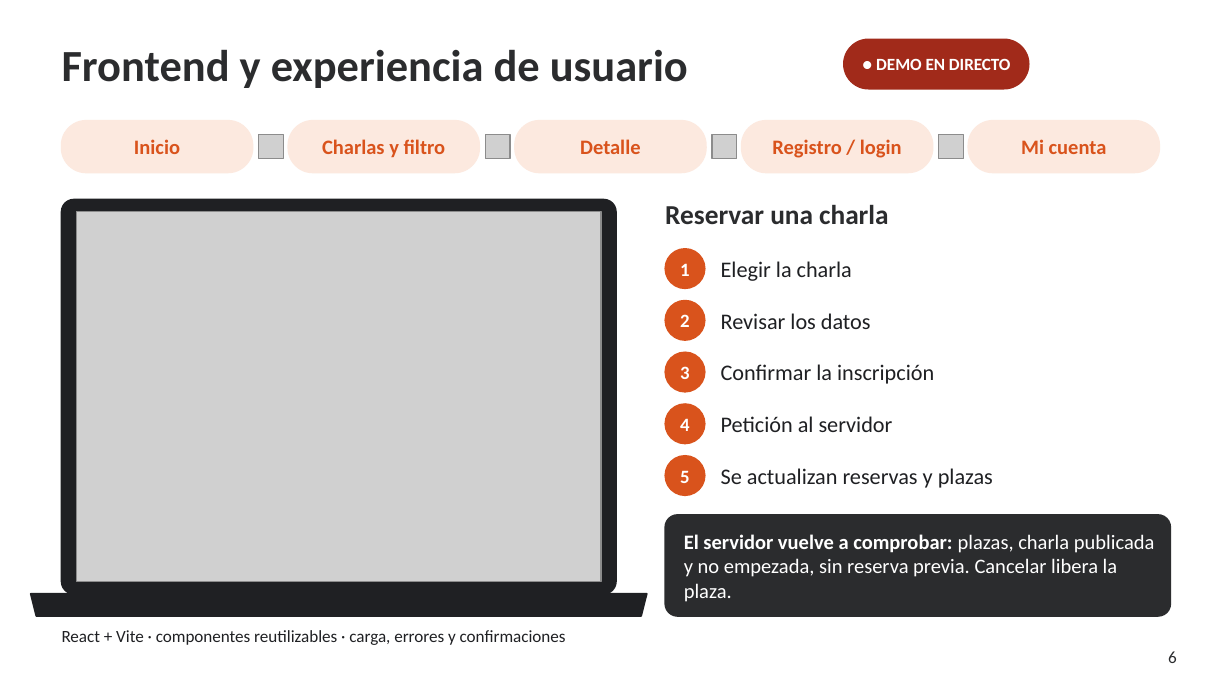
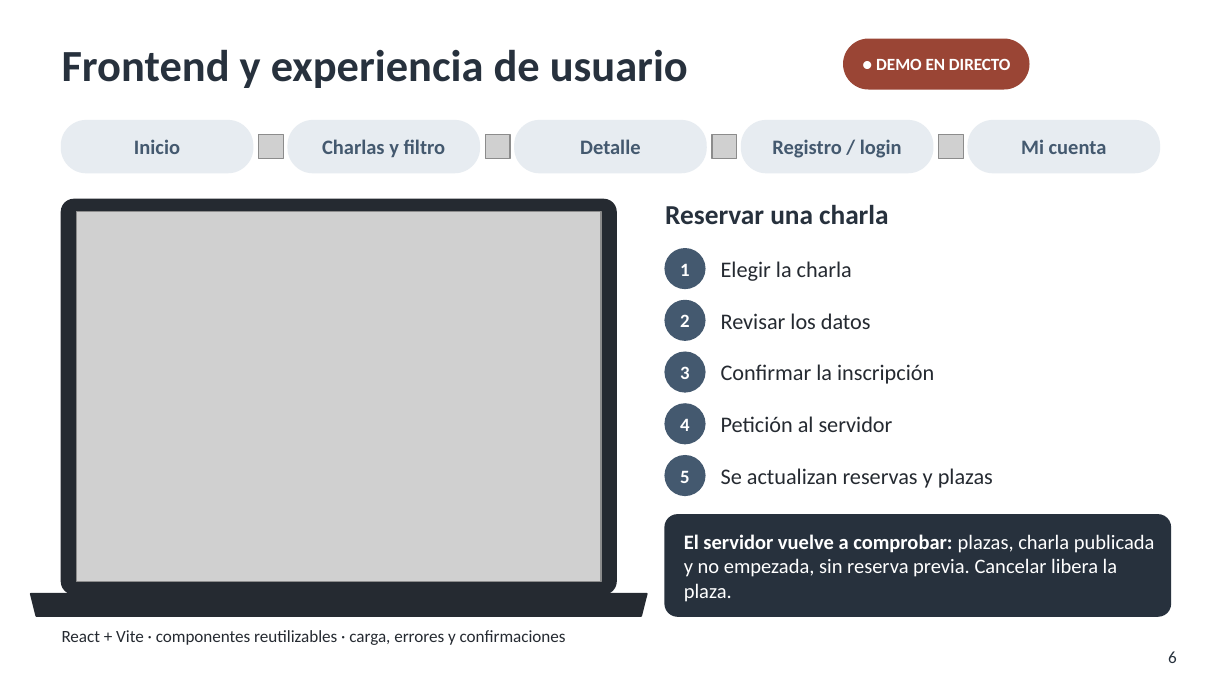
Before and after one commit to pablopedron/SABITECH, a slide deck: slide 6 of documents/Presentacion/07_2_DAW_Intermodular_1Evaluacion_SABITECH_WEB_Presentacion.pptx. Drawn at 1232x693 pixels with LibreOffice and Linux fonts; fonts in the diff are those of the drawing; grey boxes stand for pictures; background and template pictures are left out. Boxes give left, top, right and bottom in pixels: in the first picture for what was removed or moved away, otherwise in the second. Text is boxed around its words. In the diff, an @@ line names an element or a change of style, - is before the commit and + after.

```diff
--- a/documents/Presentacion/07_2_DAW_Intermodular_1Evaluacion_SABITECH_WEB_Presentacion.pptx
+++ b/documents/Presentacion/07_2_DAW_Intermodular_1Evaluacion_SABITECH_WEB_Presentacion.pptx
@@ rounded rectangle at bbox=[844, 39, 1029, 89]: fill #A12A1A to #9A4535; outline #A12A1A 1 pt to #9A4535 1 pt @@
@@ text colour #D9531C to #44596F in 5 elements at bbox=[134, 139, 180, 154], bbox=[322, 139, 446, 157], bbox=[580, 139, 640, 154], bbox=[772, 139, 902, 158], bbox=[1021, 139, 1107, 154] @@
@@ fill #FCE9DF to #E7ECF1; outline #FCE9DF 1 pt to #E7ECF1 1 pt in 5 elements at bbox=[62, 121, 253, 172], bbox=[288, 121, 479, 172], bbox=[515, 121, 706, 172], bbox=[742, 121, 933, 172], bbox=[968, 121, 1159, 172] @@
@@ fill #D9531C to #44596F; outline #D9531C 1 pt to #44596F 1 pt in 5 elements at bbox=[665, 249, 705, 288], bbox=[665, 301, 705, 340], bbox=[665, 352, 705, 392], bbox=[665, 404, 705, 444], bbox=[665, 456, 705, 495] @@
@@ rounded rectangle at bbox=[665, 515, 1170, 616]: fill #2B2C2E to #27313D; outline #2B2C2E 1 pt to #27313D 1 pt @@
@@ text colour #2B2C2E to #27313D in 3 elements at bbox=[62, 49, 688, 88], bbox=[665, 204, 888, 224], bbox=[1168, 651, 1177, 663] @@
```
Also in this commit, not shown: 14 other slides changed.
